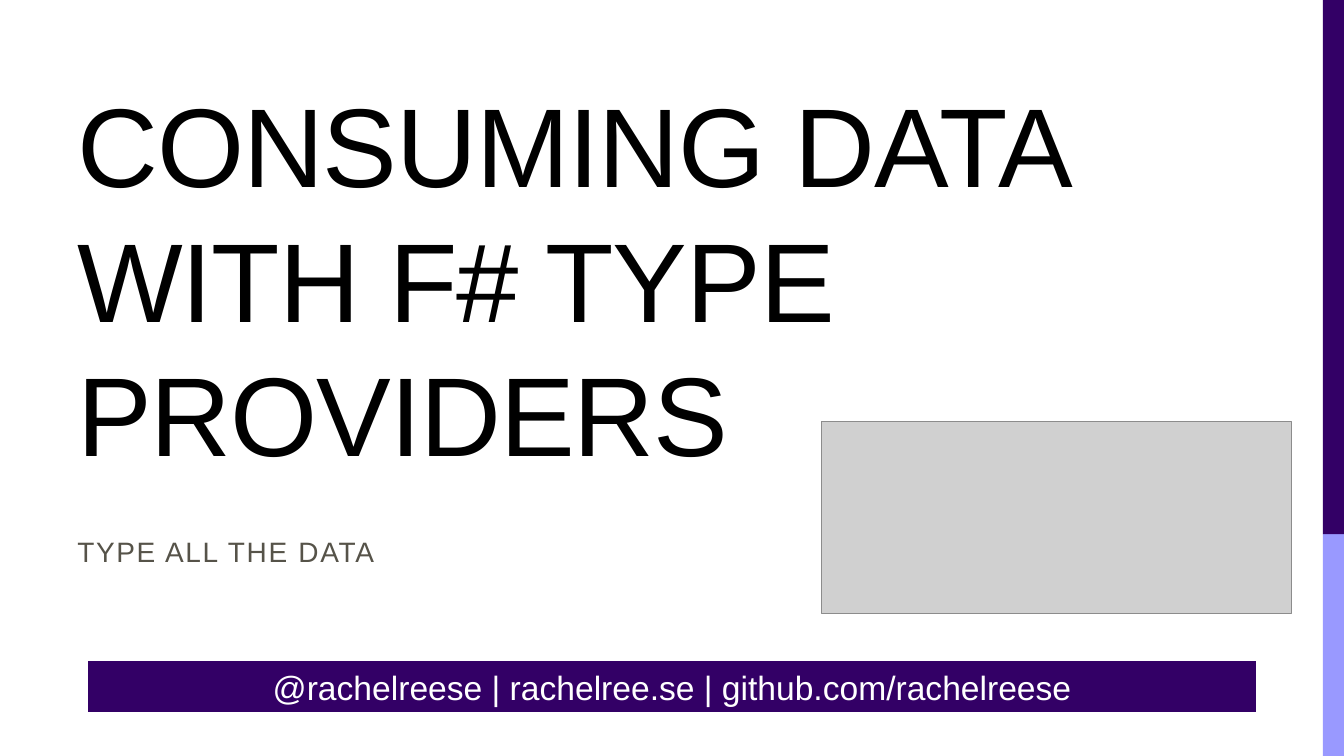
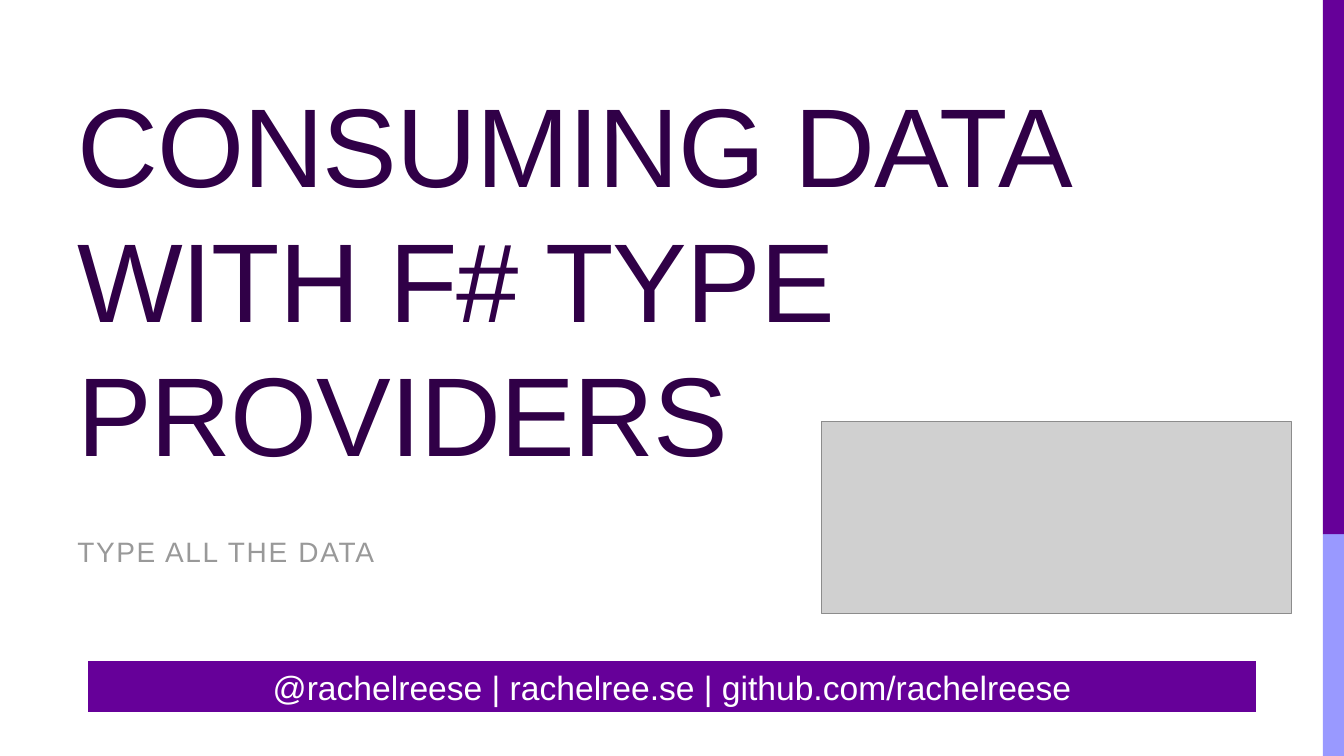
Before and after one commit to rachelblasucci/Current-Talks, a slide deck: slide 15 of Type Providers/Type Providers.pptx (slide 13 before the commit). Drawn at 1344x756 pixels with LibreOffice and Linux fonts; fonts in the diff are those of the drawing; grey boxes stand for pictures. Boxes give left, top, right and bottom in pixels: in the first picture for what was removed or moved away, otherwise in the second. Text is boxed around its words. In the diff, an @@ line names an element or a change of style, - is before the commit and + after.

```diff
--- a/Type Providers/Type Providers.pptx
+++ b/Type Providers/Type Providers.pptx
@@ title "CONSUMING DATA WITH F# TYPE ..." at (x1=77, y1=108, x2=1074, y2=457): text colour #000000 to #300047 @@
@@ rectangle at (x1=1323, y1=0, x2=1344, y2=534): fill #330066 to #660099 @@
@@ subtitle "TYPE ALL THE DATA" at (x1=77, y1=543, x2=374, y2=562): text colour #565349 to #999999 @@
@@ rectangle "@rachelreese | rachelree.se | github.com/rachelreese" at (x1=88, y1=661, x2=1256, y2=713): fill #330066 to #660099 @@
```
Also in this commit, not shown: 12 other slides changed, 2 slides added, 21 other files.
